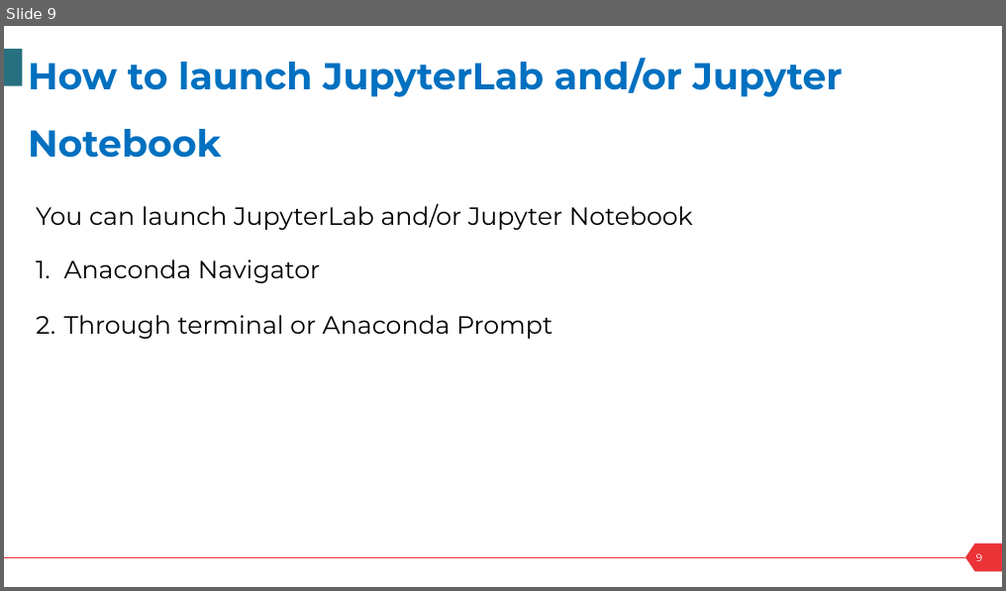
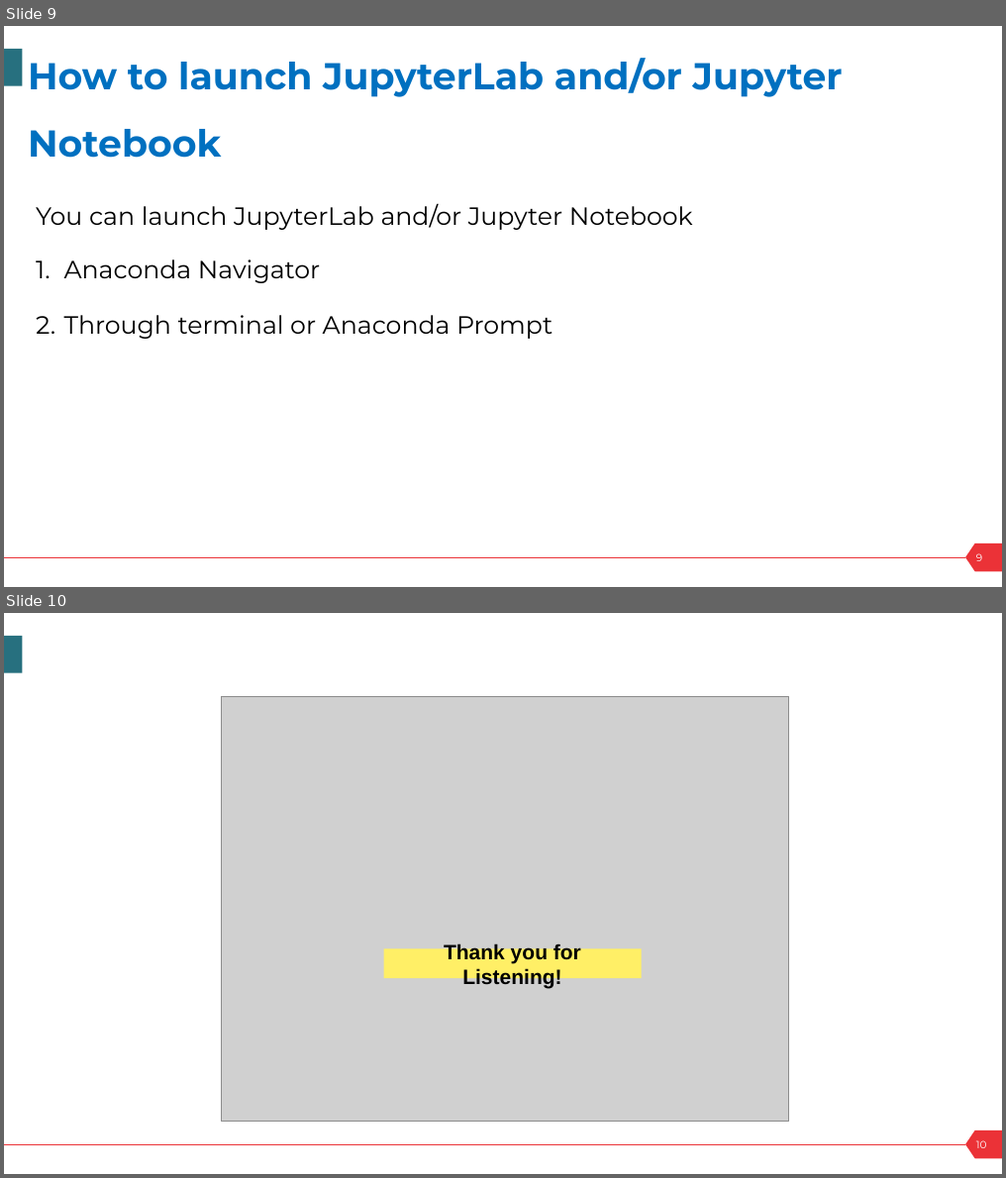
Before and after one commit to tauniversity/TAU-Data-Science-Training, a slide deck: Data Science resources/Programming in Python/Slides/Slide Unit 1/Anaconda distribution.pptx. Shown one above the other, each under a label of ours: slide 9 before the commit, slides 9 and 10 after it. The pictures are 1006x591 and 1006x1178 pixels, drawn with LibreOffice and Linux fonts; fonts in the diff are those of the drawing; grey boxes stand for pictures. Boxes give left, top, right and bottom in pixels: in the first picture for what was removed or moved away, otherwise in the second. Text is boxed around its words. In the diff, an @@ line names an element or a change of style, - is before the commit and + after.

```diff
--- a/Data Science resources/Programming in Python/Slides/Slide Unit 1/Anaconda distribution.pptx
+++ b/Data Science resources/Programming in Python/Slides/Slide Unit 1/Anaconda distribution.pptx
@@ slide 10 added at box(4, 613, 1002, 1174), background #FFFFFF; not listed: 4 template elements that a slide beside it also shows @@
@@ picture added at box(221, 696, 788, 1122) @@
@@ rectangle added at box(383, 950, 642, 978), fill #FFEF66, 20 pt, text #000000, bold @@
+Thank you for Listening!
```
Also in this commit, not shown: 1 slide removed.
